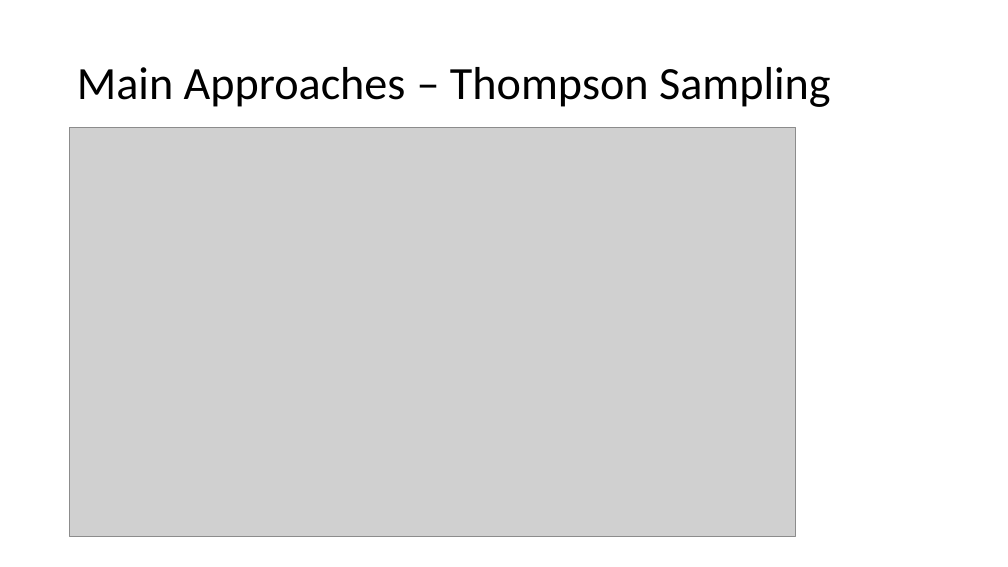
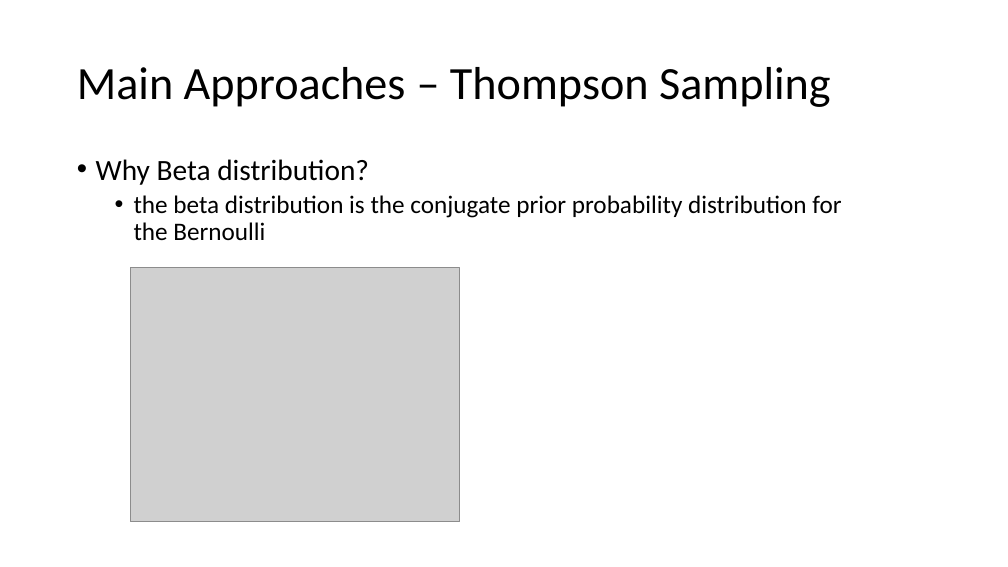
Before and after one commit to wzhe06/Ad-papers, a slide deck: slide 20 of Explore and Exploit/EandE.pptx (slide 17 before the commit). Drawn at 1008x567 pixels with LibreOffice and Linux fonts; fonts in the diff are those of the drawing; grey boxes stand for pictures. Boxes give left, top, right and bottom in pixels: in the first picture for what was removed or moved away, otherwise in the second. Text is boxed around its words. In the diff, an @@ line names an element or a change of style, - is before the commit and + after.

Commit message:
modify e and e slides

```diff
--- a/Explore and Exploit/EandE.pptx
+++ b/Explore and Exploit/EandE.pptx
@@ picture removed at [70,127,796,536] @@
@@ text added at [96,159,841,240], 24 pt, text #000000 @@
+• Why Beta distribution?
+  • the beta distribution is the conjugate prior probability distribution for the Bernoulli
@@ picture added at [130,268,460,522] @@
```
Also in this commit, not shown: 2 other slides changed, 3 slides added, 1 other file.
